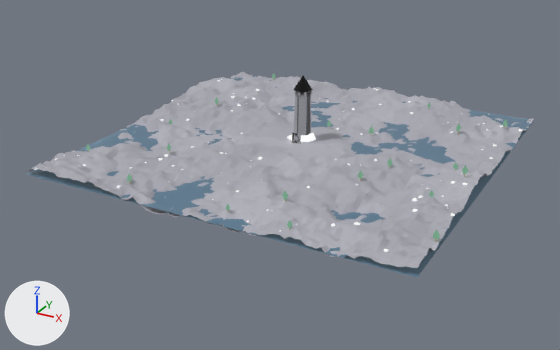
The glTF model assets/blender/maps/map_mountains.glb, before and after one commit.
Rendered twice from a 50 mm camera at (552.7, -220.7, 95.8) aimed at (437.2, -10.7, -9.2). The axes (+X, +Y, +Z) are drawn at lower left. The lights are the same throughout. The older version comes first.

Objects in the first picture: 'Mountains_Ground', 'Mountains_Watchtower', 'Mountains_Water' and 1 more.
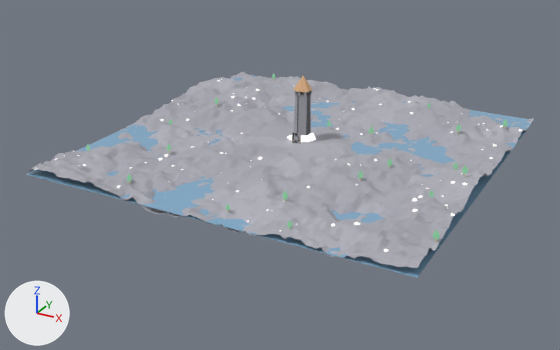
The change in detail:
In material 'MAT_Roof_Plains' (mat_mat_roof_plains), texture is no longer img_bake_mat_roof_plains.
In material 'MAT_Roof_Plains' (mat_mat_roof_plains), base_color is now set to (0.72, 0.44, 0.24), beige #ddb186.
In material 'MAT_Water_Mountains' (mat_mat_water_mountains), transmission_weight is no longer 0.55.

Changed parts and their boxes (x1, y1, x2, y2) in the pictures (560 x 350 px):
'Mountains_Water', surface changed
    both: (26, 75, 533, 277)
'Mountains_Watchtower', surface changed
    both: (287, 76, 316, 142)
